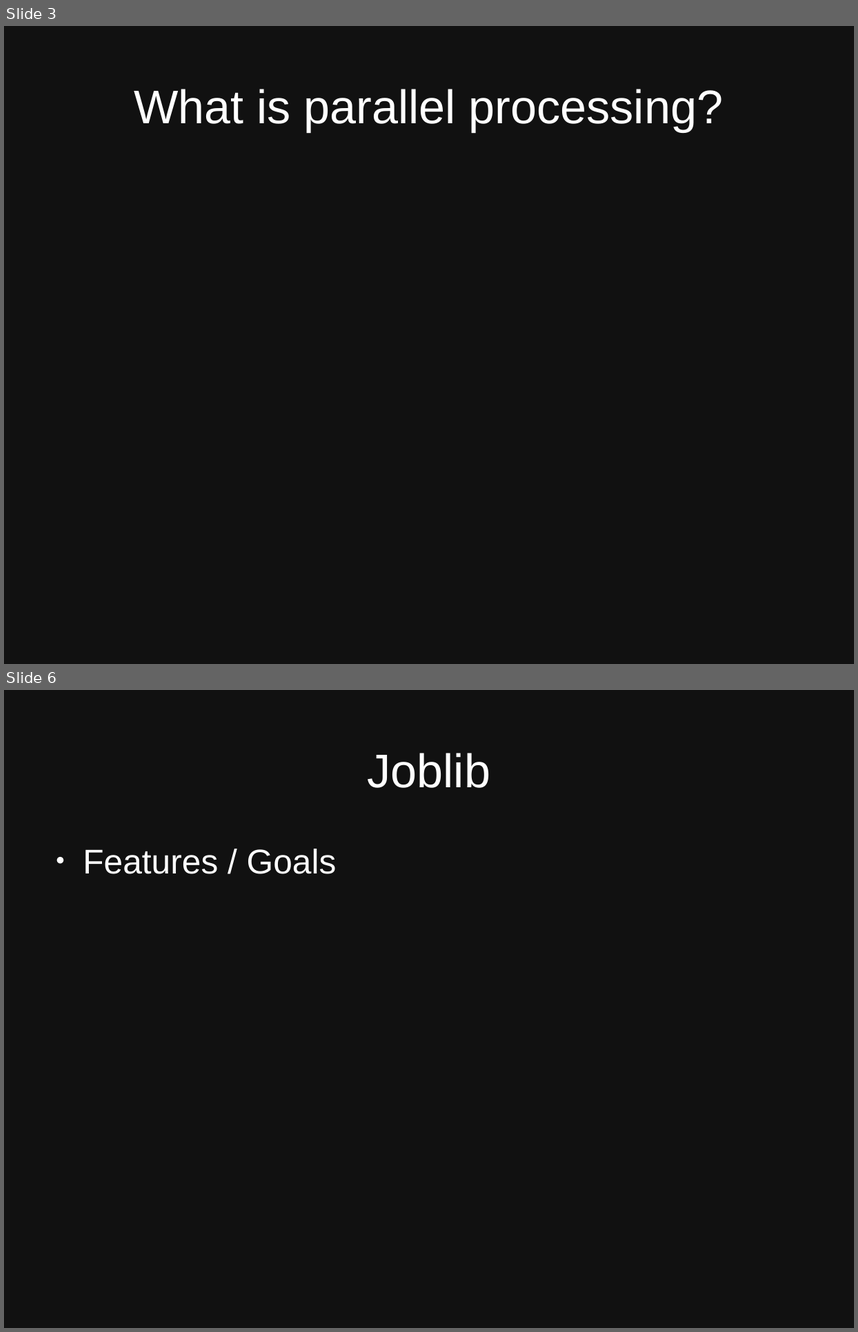
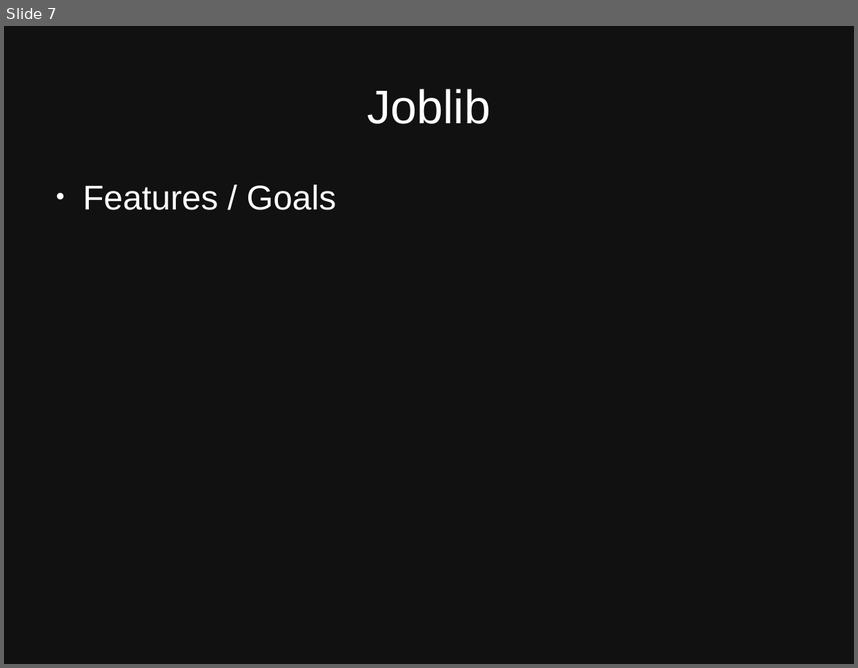
Before and after one commit to jason-neal/PC_Joblib_parrallelization, a slide deck: Embarisingly Parallel.odp. Shown one above the other, each under a label of ours: slides 3 and 6 before the commit, slide 7 after it; the slides between them are not shown. The pictures are 858x1332 and 858x668 pixels, drawn with LibreOffice and Linux fonts; fonts in the diff are those of the drawing. Boxes give left, top, right and bottom in pixels: in the first picture for what was removed or moved away, otherwise in the second. Text is boxed around its words. In the diff, an @@ line names an element or a change of style, - is before the commit and + after.

```diff
--- a/Embarisingly Parallel.odp
+++ b/Embarisingly Parallel.odp
@@ slide 3 removed at (4,26,854,664), background #111111 @@
@@ title removed at (134,89,723,132) @@
-What is parallel processing?
@@ what was slide 6 is now slide 7 @@
```
Also in this commit, not shown: 2 slides changed, 3 slides added, 1 other slide removed.
